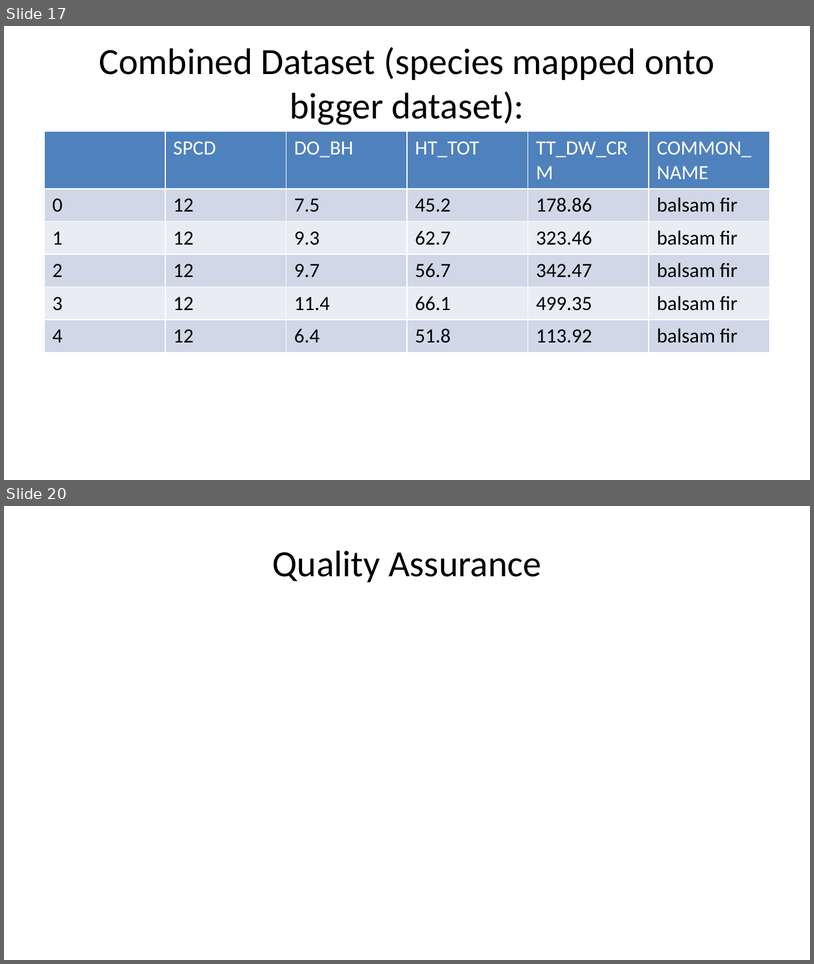
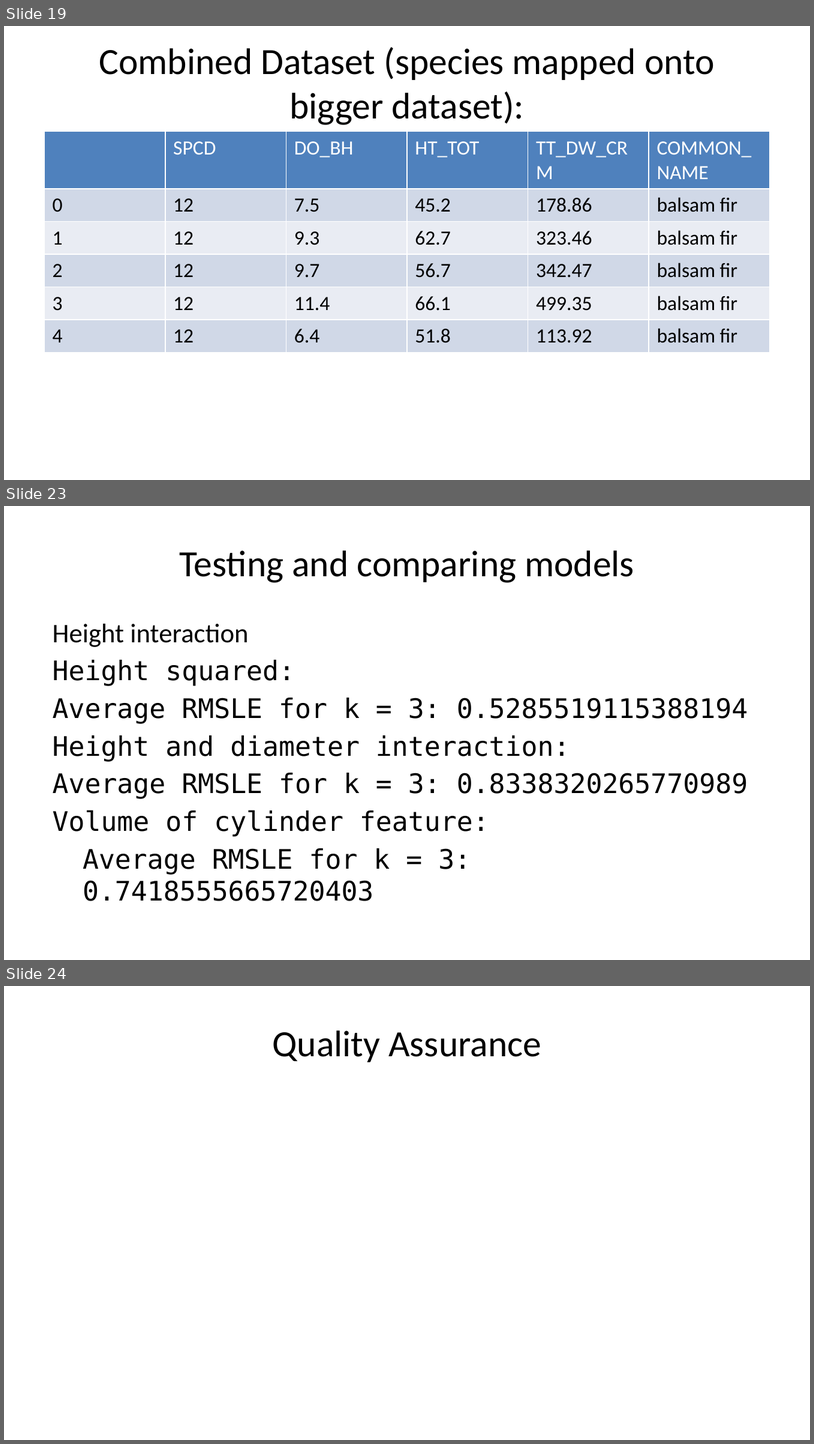
Before and after one commit to deancallahan25/Redwood-Analytics-Portfolio, a slide deck: Project-3/presentation.pptx. Shown one above the other, each under a label of ours: slides 17 and 20 before the commit, slides 19, 23 and 24 after it; the slides between them are not shown. The pictures are 814x964 and 814x1444 pixels, drawn with LibreOffice and Linux fonts; fonts in the diff are those of the drawing. Boxes give left, top, right and bottom in pixels: in the first picture for what was removed or moved away, otherwise in the second. Text is boxed around its words. In the diff, an @@ line names an element or a change of style, - is before the commit and + after.

```diff
--- a/Project-3/presentation.pptx
+++ b/Project-3/presentation.pptx
@@ slide 23 added at (4, 506, 810, 960), background #FFFFFF @@
@@ title added at (179, 550, 635, 583), 33 pt, text #000000 @@
+Testing and comparing models
@@ text added at (53, 624, 748, 901), 24 pt, text #000000 @@
+Height interaction
+Height squared:
+Average RMSLE for k = 3: 0.5285519115388194
+Height and diameter interaction:
+Average RMSLE for k = 3: 0.8338320265770989
+Volume of cylinder feature:
+Average RMSLE for k = 3: 0.7418555665720403
@@ what was slide 17 is now slide 19 @@
@@ what was slide 20 is now slide 24 @@
```
Also in this commit, not shown: 3 slides changed, 4 other slides added, 1 slide removed, 1 other file.
